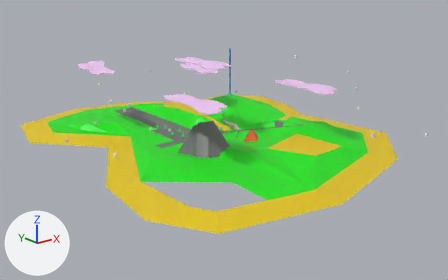
What one commit did to the Blender file SDL2_stuff/3DGraphics/.work/3d models/islandx.blend.
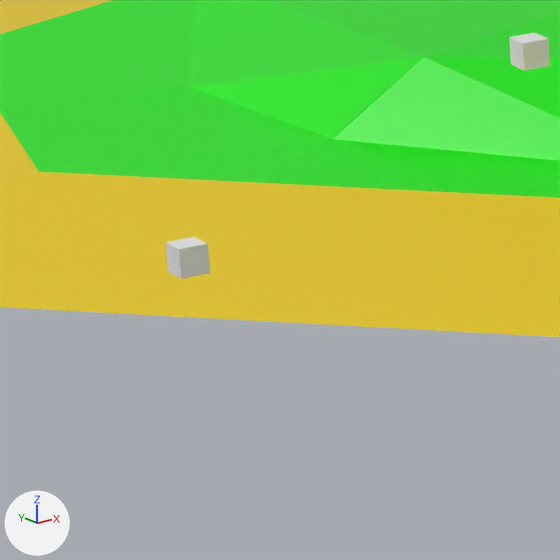
The first picture shows the older version from a 50 mm lens placed at (-30.8, -41.2, 15.9), pointed at (2.7, 0.7, -0.8). The close-ups show the older and then the newer version on the part from 11% to 22% of the width and 42% to 59% of the height of that picture. Only the edits that show in the close-ups are written down. Arrows for +X, +Y and +Z are at lower left; the lights stay in place.

Script lines for the objects in view, before the commit:
```python
me_cube_006 = bpy.data.meshes.new('Cube.006')
me_cube_006.from_pydata(...)  # 392 vertices, 756 faces; spans x -6.4..7.3, y -8.5..8.3, z 0.0..3.1
# faces by material slot: [42, 415, 231, 58, 10]
me_cube_006.materials.append(mat_sbx_49)  # grey #afafaf
me_cube_006.materials.append(mat_sbx_40)  # grey #727272
me_cube_006.materials.append(mat_sbx_35)  # green #13e70a
me_cube_006.materials.append(mat_sbx_37)  # yellow #e7c800
me_cube_006.materials.append(mat_sbx_43et200)  # blue #236ce7
me_cube_012 = bpy.data.meshes.new('Cube.012')
me_cube_012.from_pydata(...)  # a box spanning x -1.0..1.0, y -1.0..1.0, z -1.0..1.0
me_cube_013 = bpy.data.meshes.new('Cube.013')
me_cube_013.from_pydata(...)  # a box spanning x -1.0..1.0, y -1.0..1.0, z -1.0..1.0
ob_island = bpy.data.objects.new('Island', me_cube_006)
ob_island.location = (0.0, 0.0, 0.0)
ob_island.scale = (2.0, 2.0, 2.0)
ob_waypoint_010 = bpy.data.objects.new('waypoint.010', me_cube_012)
ob_waypoint_010.location = (-8.076, 4.199, 1.966)
ob_waypoint_010.scale = (0.1, 0.1, 0.1)
ob_waypoint_011 = bpy.data.objects.new('waypoint.011', me_cube_013)
ob_waypoint_011.location = (-11.803, 1.787, 1.761)
ob_waypoint_011.scale = (0.1, 0.1, 0.1)
```
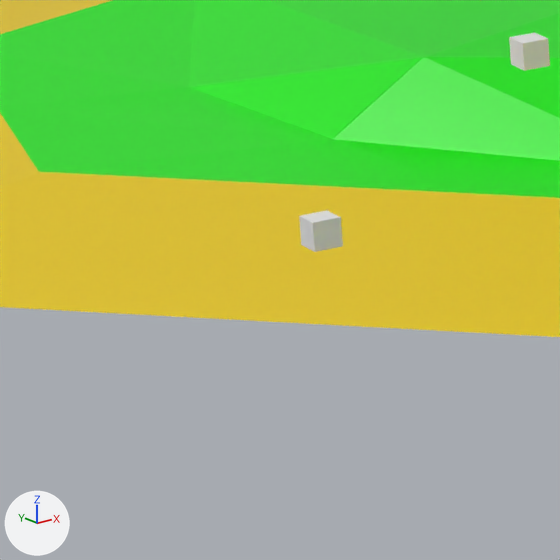
Boxes [x1, y1, x2, y2] around the edits, measured in the close-ups (560 x 560 px):
'waypoint.011', moved
    before: [166, 237, 210, 279]
    after: [299, 210, 343, 252]

The change, as a list of edits to the scene's bpy script:
```text
Change ob_waypoint_011:
    ob_waypoint_011.location: (-11.803, 1.787, 1.761) -> (-10.863, 1.787, 1.761)
```
